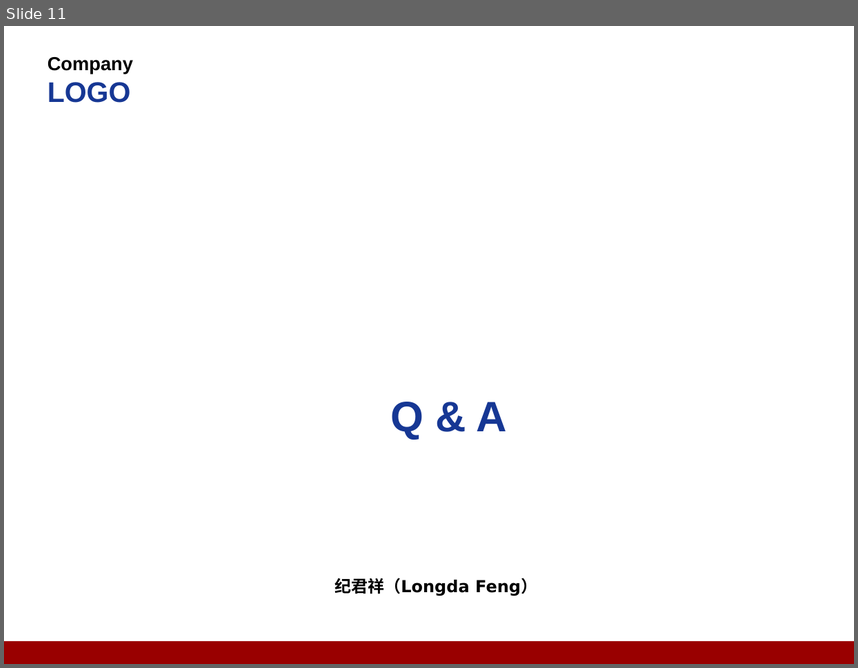
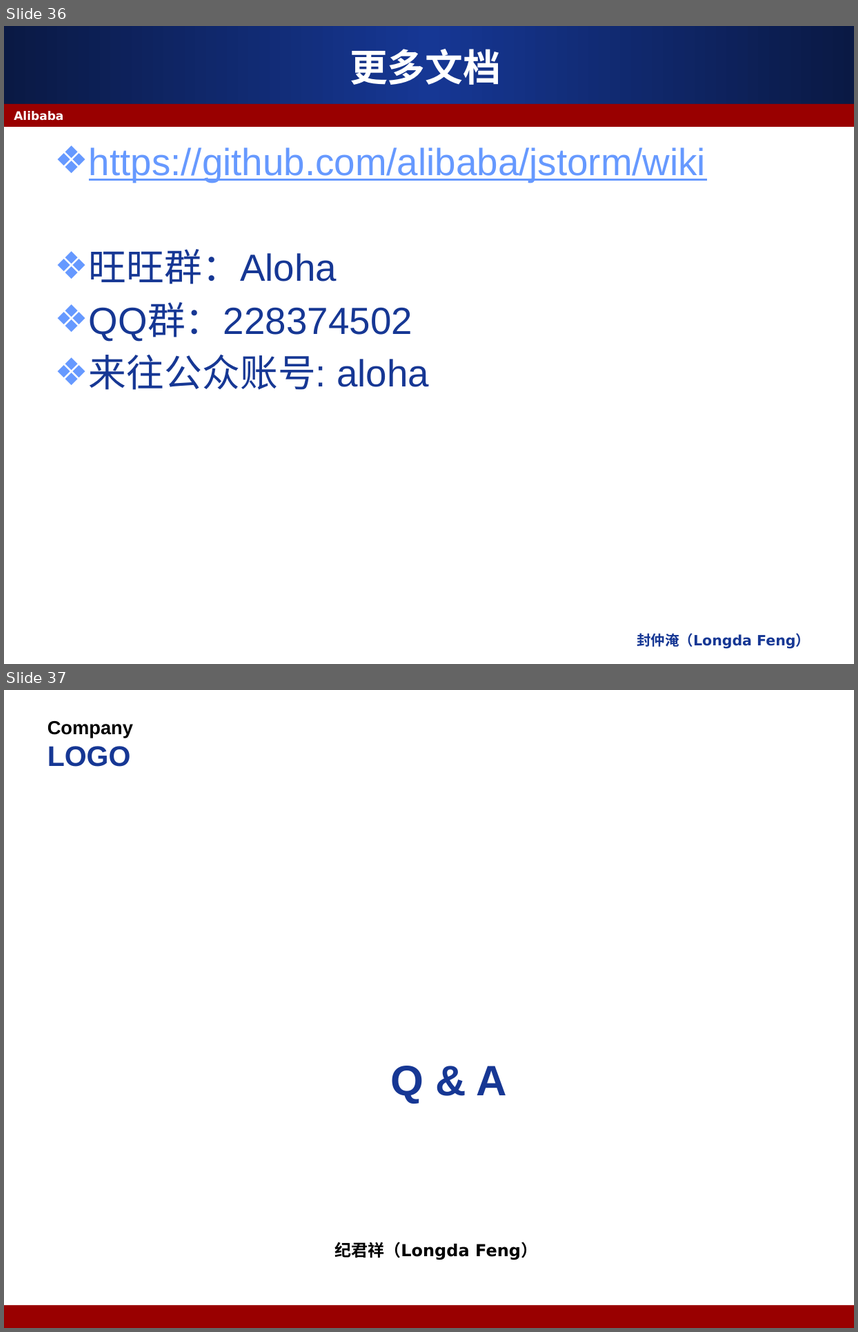
Before and after one commit to apache/storm, a slide deck: docs/JStorm 介绍.pptx. Shown one above the other, each under a label of ours: slide 11 before the commit, slides 36 and 37 after it. The pictures are 858x668 and 858x1332 pixels, drawn with LibreOffice and Linux fonts; fonts in the diff are those of the drawing; background and template pictures are left out. Boxes give left, top, right and bottom in pixels: in the first picture for what was removed or moved away, otherwise in the second. Text is boxed around its words. In the diff, an @@ line names an element or a change of style, - is before the commit and + after.

```diff
--- a/docs/JStorm 介绍.pptx
+++ b/docs/JStorm 介绍.pptx
@@ slide 36 added at (4, 26, 854, 664), background #FFFFFF @@
@@ rectangle added at (4, 26, 854, 103), fill gradient #10276A to #163794 @@
@@ title added at (350, 49, 501, 85), 32 pt, text #FFFFFF, bold @@
+更多文档
@@ rectangle added at (4, 104, 854, 127), fill #990000 @@
@@ text added at (14, 111, 63, 121), 10 pt, text #FFFFFF, bold @@
+Alibaba
@@ text added at (89, 147, 706, 390), 32 pt, text #6699FF, underline @@
+❖ https://github.com/alibaba/jstorm/wiki
+❖ 旺旺群：Aloha
+❖ QQ群：228374502
+❖ 来往公众账号: aloha
@@ text added at (637, 633, 810, 648), 12 pt, text #163794, bold @@
+封仲淹（Longda Feng）
@@ what was slide 11 is now slide 37 @@
```
Also in this commit, not shown: 6 slides changed, 28 other slides added, 3 slides removed, 7 other files.
